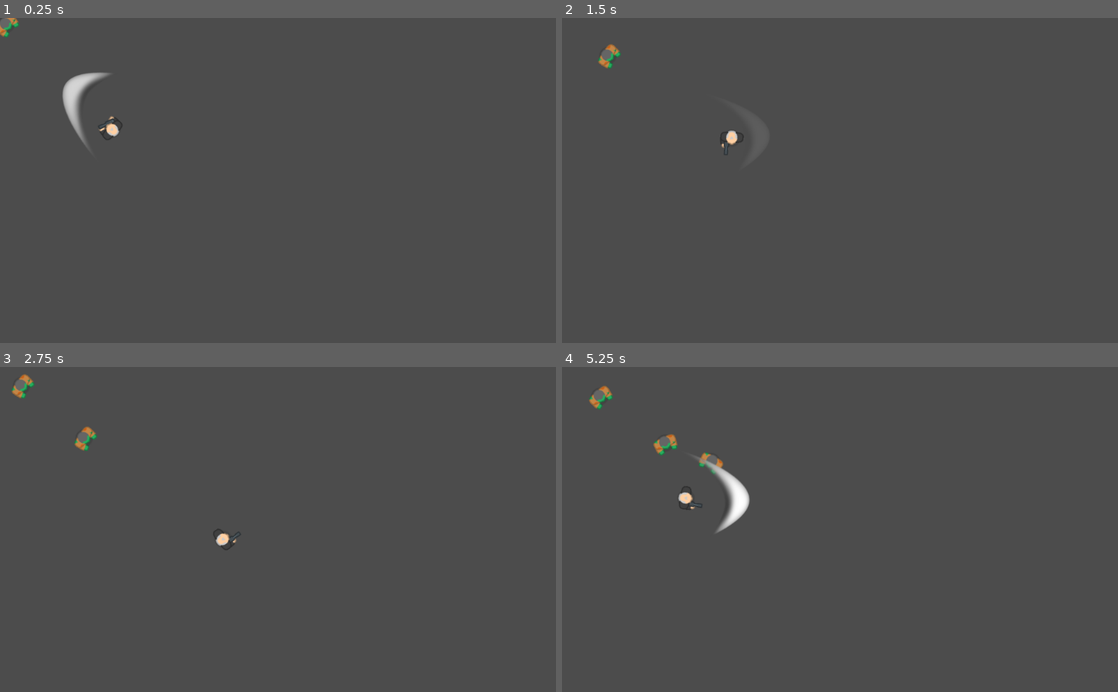
Above: before the commit, frames 1-4 (two rows, left to right).
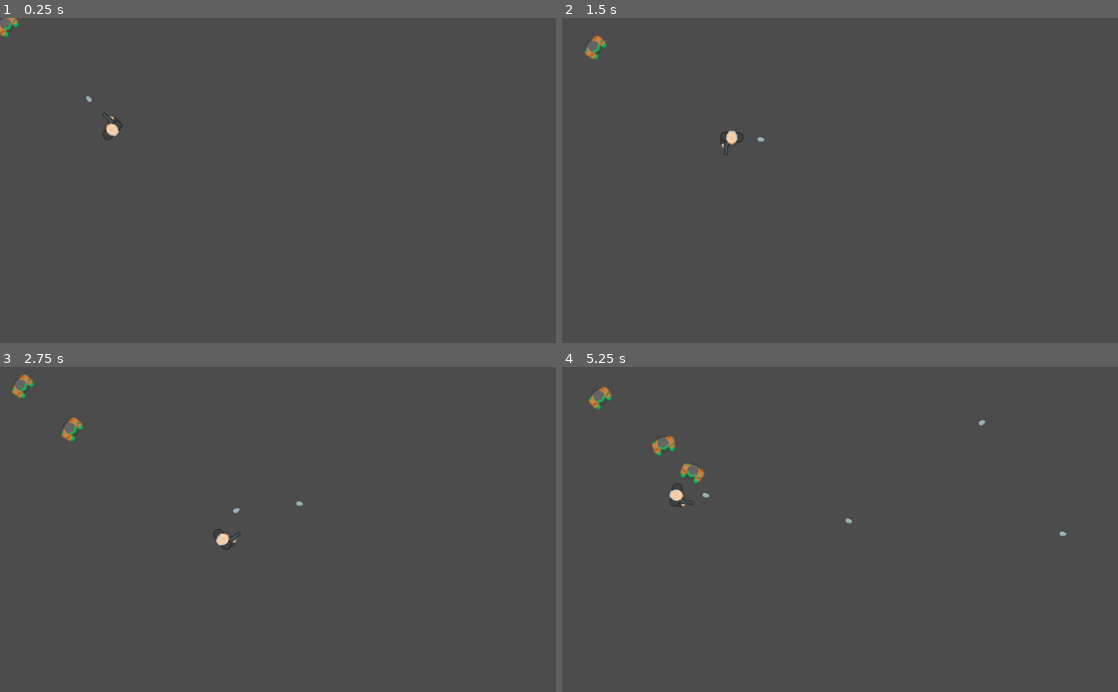
Above: after the commit, the same moments.

Repository: oscaralonsob/gdZombieSurvivors
Game: Godot game, scene res://game.tscn
Two runs of this game, one before a commit and one after it. Both use one fixed random seed, a clock stepped at 60 frames per second and the inputs below.
Inputs (mouse positions are in pixels of both pictures, inside the frame that each line leads up to):
- Up to frame 1 (0.25 s): no input
- Up to frame 2 (1.5 s): move the mouse to (962, 164) at 0.52 s; hold Right (ui_right) 0.53-1.28 s; move the mouse to (728, 196) at 1.27 s; hold Down (ui_down) from 1.28 s (still down)
- Up to frame 3 (2.75 s): move the mouse to (333, 458) at 2.02 s; release Down (ui_down) at 2.03 s; hold Right (ui_right) from 2.03 s (still down)
- Up to frame 4 (5.25 s): move the mouse to (812, 594) at 2.77 s; release Right (ui_right) at 2.78 s; hold Up (ui_up) 2.78-3.53 s; move the mouse to (1006, 578) at 3.52 s; hold Left (ui_left) 3.53-5.03 s; move the mouse to (673, 480) at 4.27 s; move the mouse to (867, 529) at 5.02 s; hold Down (ui_down) from 5.03 s (still down)

The runs differ from the first frame. In frame 1, 0.6% of the frame differs, in the area x 11-21%, y 16-40%; in frame 2, 0.4%; in frame 3, 0.4%; in frame 4, 1.3%, in the area x 4-91%, y 5-53%.

Commit message:
feat: slash and projectile class

Diff:
--- a/godot/bullet/scene/Bullet.tscn
+++ b/godot/bullet/scene/Bullet.tscn
@@ -9,6 +9,8 @@
 
 [node name="Bullet" type="Node2D"]
 script = ExtResource( 2 )
+base_damage = 10.0
+base_knock_back_force = 10.0
 
 [node name="Sprite" type="Sprite" parent="."]
 texture = ExtResource( 1 )
--- a/godot/bullet/scene/Slash.tscn
+++ b/godot/bullet/scene/Slash.tscn
@@ -51,6 +51,8 @@
 [node name="SwordSlash" type="Node2D"]
 position = Vector2( 200, 300 )
 script = ExtResource( 2 )
+base_damage = 10.0
+base_knock_back_force = 50.0
 
 [node name="AnimationPlayer" type="AnimationPlayer" parent="."]
 anims/Slash = SubResource( 1 )
--- a/godot/bullet/script/Bullet.gd
+++ b/godot/bullet/script/Bullet.gd
@@ -1,10 +1,7 @@
-extends Node2D
+extends Projectile
 
 
 const SPEED = 300
-
-# TODO: not constant in some moment
-const DMG = 10
 
 
 func _ready() -> void:
@@ -20,7 +17,5 @@
 
 
 func _on_Area2D_body_entered(body):
-	if body.has_method("recieve_projectile_damage"):
-		body.recieve_projectile_damage(DMG)
-
+	._on_Area2D_body_entered(body)
 	queue_free()
--- /dev/null
+++ b/godot/bullet/script/Projectile.gd
@@ -0,0 +1,21 @@
+extends Node2D
+class_name Projectile
+
+
+# TODO: not constant in some moment
+export (float) var base_damage = 0
+export (float) var base_knock_back_force = 0
+
+
+var _affected_bodies: Array = []
+
+
+func _on_Area2D_body_entered(body):
+	if !_affected_bodies.has(body):
+		_affected_bodies.append(body)
+
+		if body.has_method("recieve_projectile_damage"):
+			body.recieve_projectile_damage(base_damage)
+
+		if body.has_method("knock_back"):
+			body.knock_back(base_knock_back_force)
--- a/godot/bullet/script/Slash.gd
+++ b/godot/bullet/script/Slash.gd
@@ -1,14 +1,11 @@
-extends Node2D
+extends Projectile
 
 
-# TODO: not constant in some moment
-const DMG = 10
+var damage = 0
+var knock_back_force = 0
 
 
 onready var _animator_player: AnimationPlayer = $AnimationPlayer
-
-
-var _damaged_zombies: Array = []
 
 
 func _ready() -> void:
@@ -17,11 +14,3 @@
 
 func _animation_ended() -> void:
 	queue_free()
-
-
-
-func _on_Area2D_body_entered(body):
-	if body.has_method("recieve_projectile_damage"):
-		if !_damaged_zombies.has(body):
-			body.recieve_projectile_damage(DMG)
-			_damaged_zombies.append(body)
--- a/godot/player/scene/Player.tscn
+++ b/godot/player/scene/Player.tscn
@@ -1,9 +1,8 @@
-[gd_scene load_steps=8 format=2]
+[gd_scene load_steps=7 format=2]
 
 [ext_resource path="res://player/asset/manOld.png" type="Texture" id=1]
 [ext_resource path="res://player/asset/Oldman_iddle.png" type="Texture" id=2]
 [ext_resource path="res://player/script/Player.gd" type="Script" id=3]
-[ext_resource path="res://bullet/scene/Slash.tscn" type="PackedScene" id=4]
 [ext_resource path="res://weapons/scenes/Gun.tscn" type="PackedScene" id=5]
 
 [sub_resource type="SpriteFrames" id=1]
@@ -29,6 +28,7 @@
 [node name="AnimatedSprite" type="AnimatedSprite" parent="."]
 frames = SubResource( 1 )
 animation = "Idle"
+frame = 1
 playing = true
 
 [node name="CollisionShape2D" type="CollisionShape2D" parent="."]
@@ -36,4 +36,3 @@
 shape = SubResource( 2 )
 
 [node name="GunPosition" parent="." instance=ExtResource( 5 )]
-bullet_scene = ExtResource( 4 )
--- a/godot/project.godot
+++ b/godot/project.godot
@@ -15,12 +15,18 @@
 "path": "res://helper/script/CDHelper.gd"
 }, {
 "base": "Node2D",
+"class": "Projectile",
+"language": "GDScript",
+"path": "res://bullet/script/Projectile.gd"
+}, {
+"base": "Node2D",
 "class": "TimerHelper",
 "language": "GDScript",
 "path": "res://helper/script/TimerHelper.gd"
 } ]
 _global_script_class_icons={
 "CDHelper": "",
+"Projectile": "",
 "TimerHelper": ""
 }
 
--- a/godot/zombie/script/Zombie.gd
+++ b/godot/zombie/script/Zombie.gd
@@ -31,20 +31,18 @@
 		_execute_collision(collision_info)
 
 
-func _knock_back() -> void:
-	var direction: Vector2 = (global_position - target.global_position).normalized()
-	var collision_info = move_and_collide(direction * KNOCK_BACK_FORCE)
-
-
 func _execute_collision(collision: KinematicCollision2D ) -> void:
 	if collision.collider.has_method("recieve_zombie_damage"):
 		collision.collider.recieve_zombie_damage(DMG)
 
 
-func recieve_projectile_damage(damage: int) -> void:
+func recieve_projectile_damage(damage: float) -> void:
 	_current_health -= damage
 
 	if _current_health <= 0:
 		queue_free()
-	else:
-		_knock_back()
+
+
+func knock_back(foce: float) -> void:
+	var direction: Vector2 = (global_position - target.global_position).normalized()
+	var collision_info = move_and_collide(direction * KNOCK_BACK_FORCE)
